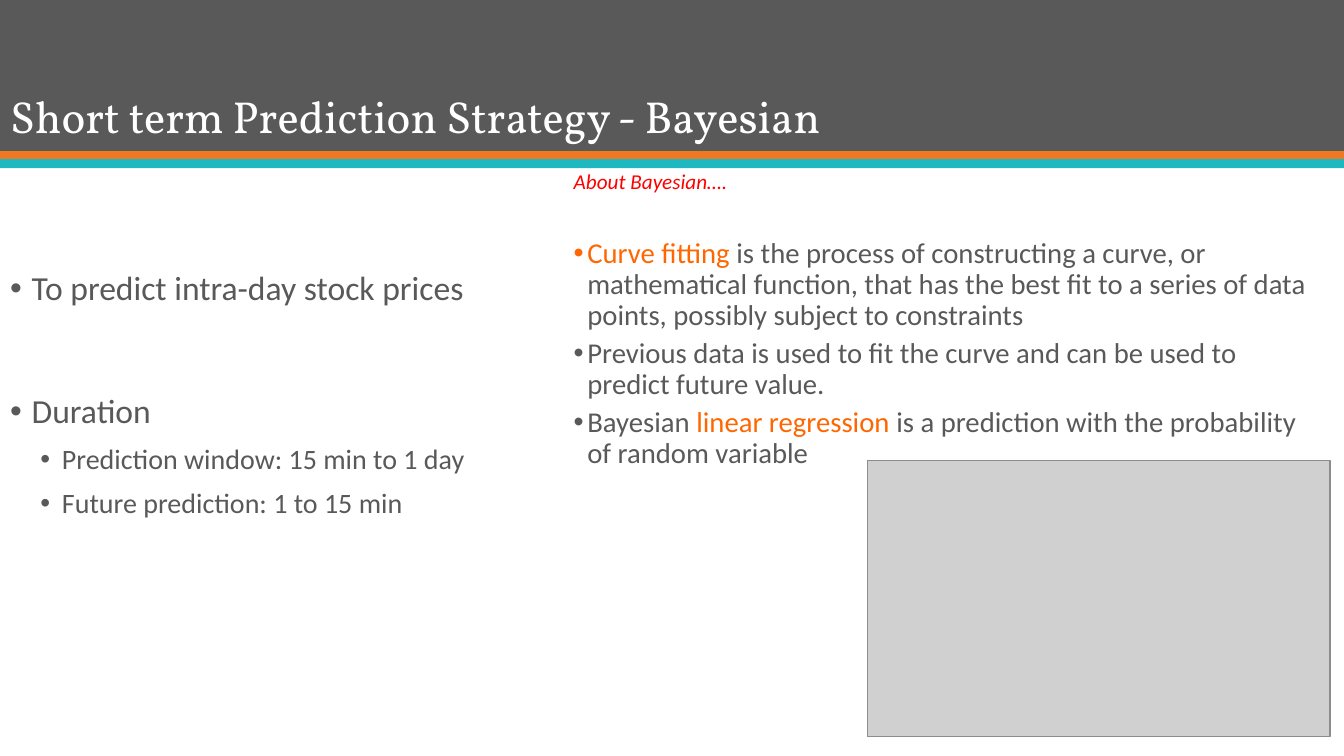
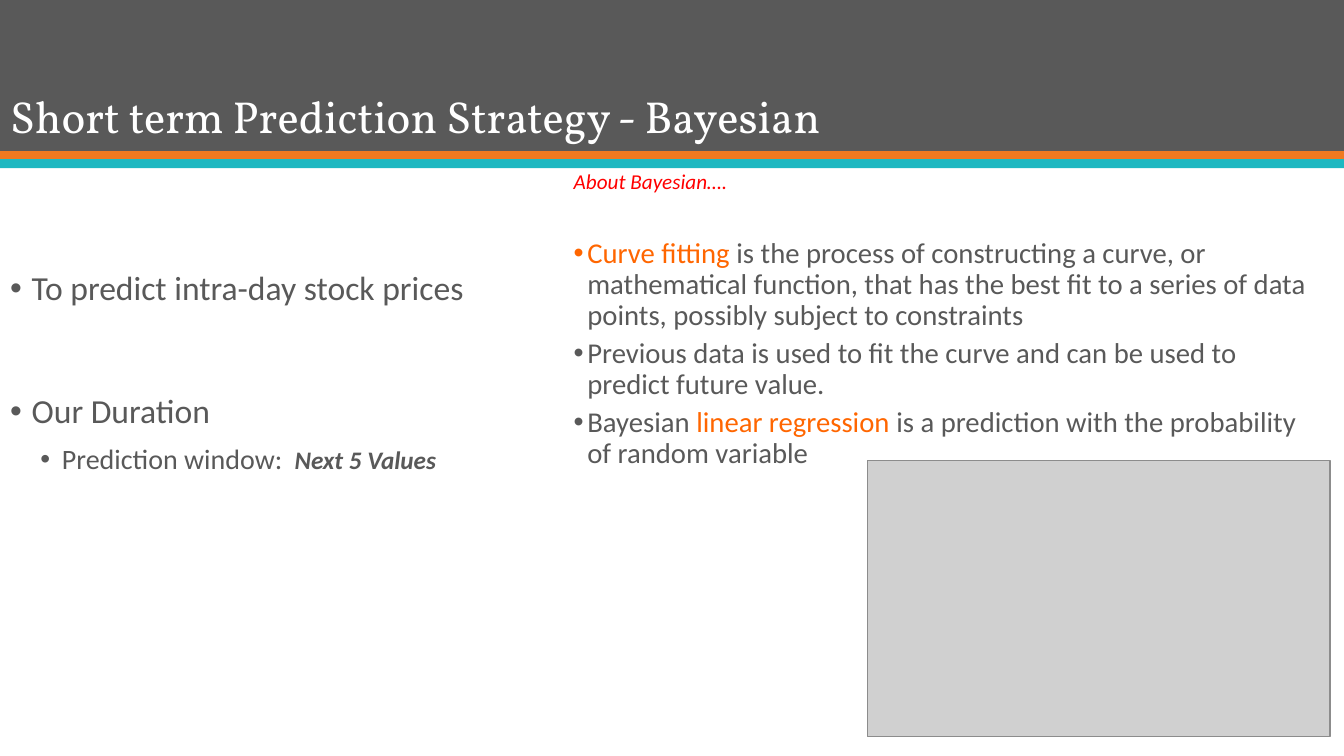
Before and after one commit to mJaiswal/Stock-Market-Prediction-Project, a slide deck: slide 7 of All Documentation/Presentations/Group 13 - ECE 568 - Final Project Preliminary Presentation.pptx (slide 10 before the commit). Drawn at 1344x756 pixels with LibreOffice and Linux fonts; fonts in the diff are those of the drawing; grey boxes stand for pictures. Boxes give left, top, right and bottom in pixels: in the first picture for what was removed or moved away, otherwise in the second. Text is boxed around its words. In the diff, an @@ line names an element or a change of style, - is before the commit and + after.

```diff
--- a/All Documentation/Presentations/Group 13 - ECE 568 - Final Project Preliminary Presentation.pptx
+++ b/All Documentation/Presentations/Group 13 - ECE 568 - Final Project Preliminary Presentation.pptx
@@ text at [32,400,436,469]: text changed @@
-• Duration
-  • Prediction window: 15 min to 1 day
-  • Future prediction: 1 to 15 min
+• Our Duration
+  • Prediction window: Next 5 Values
```
Also in this commit, not shown: 8 other slides changed, 2 slides added, 11 slides removed, 1 other file.
